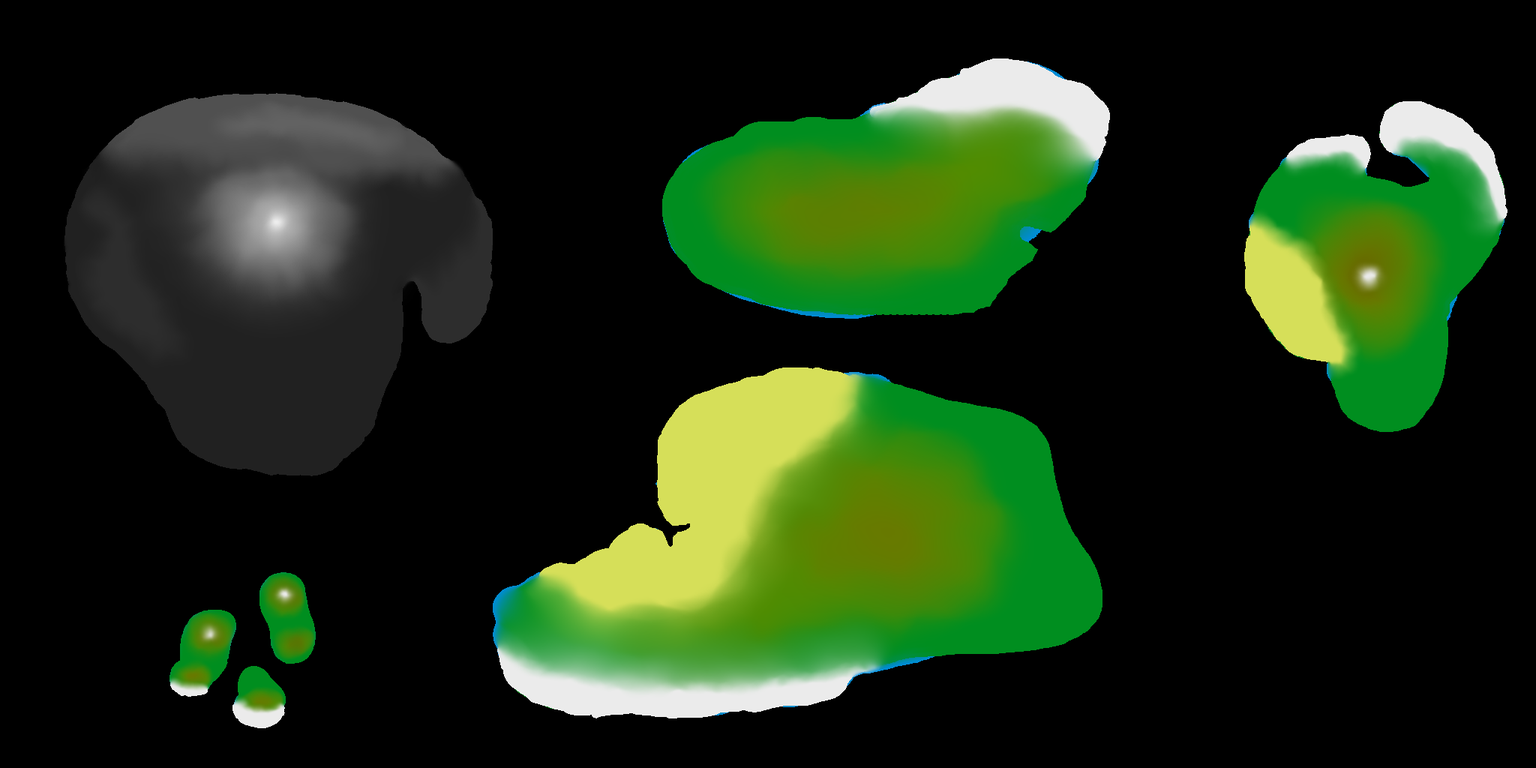
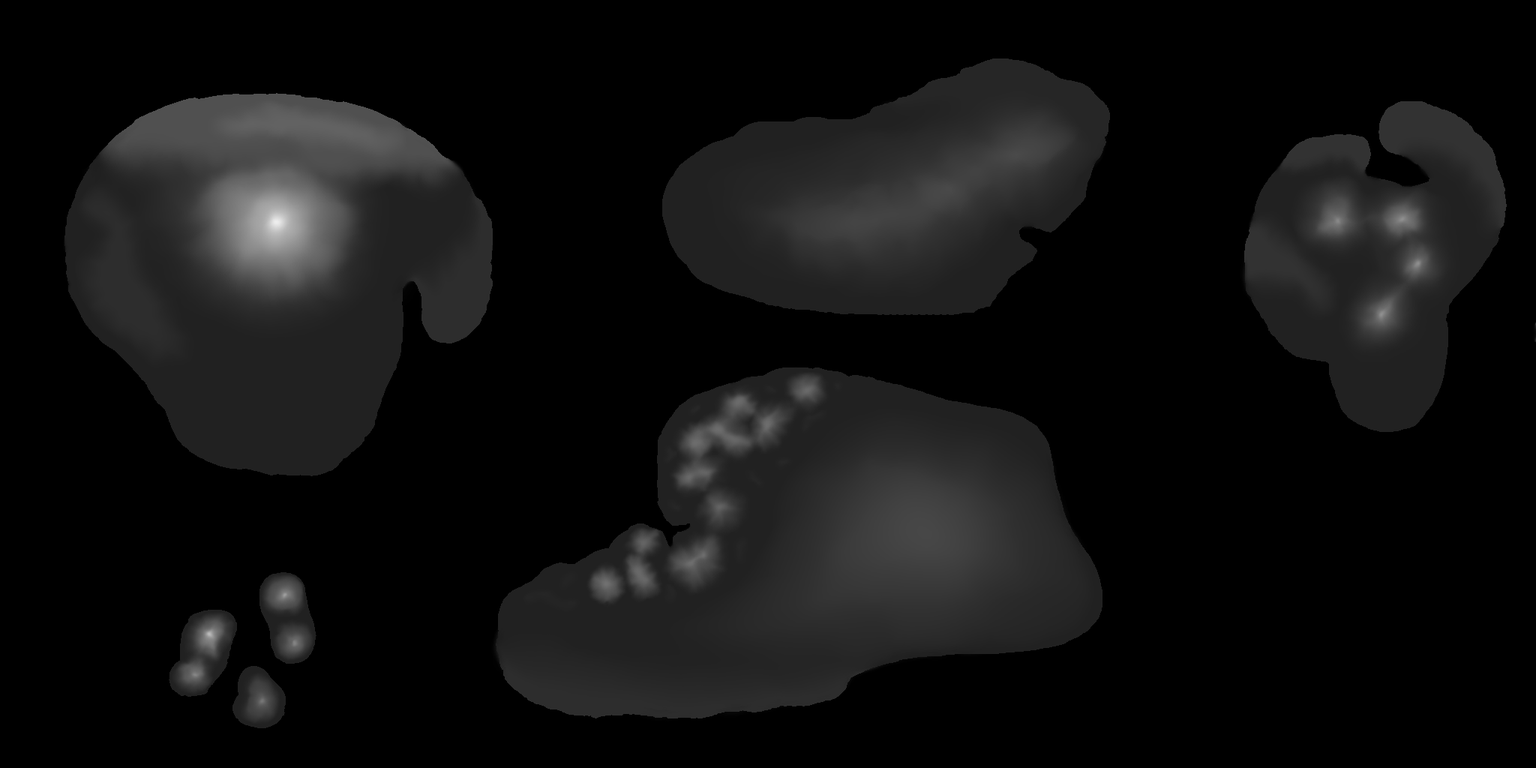
Before/after of a 1536×768 layered artwork. What changed in the layer stack:
renamed "planet_height_map_v5.png" to "Background", painted on it over [168, 58, 1536, 729]
